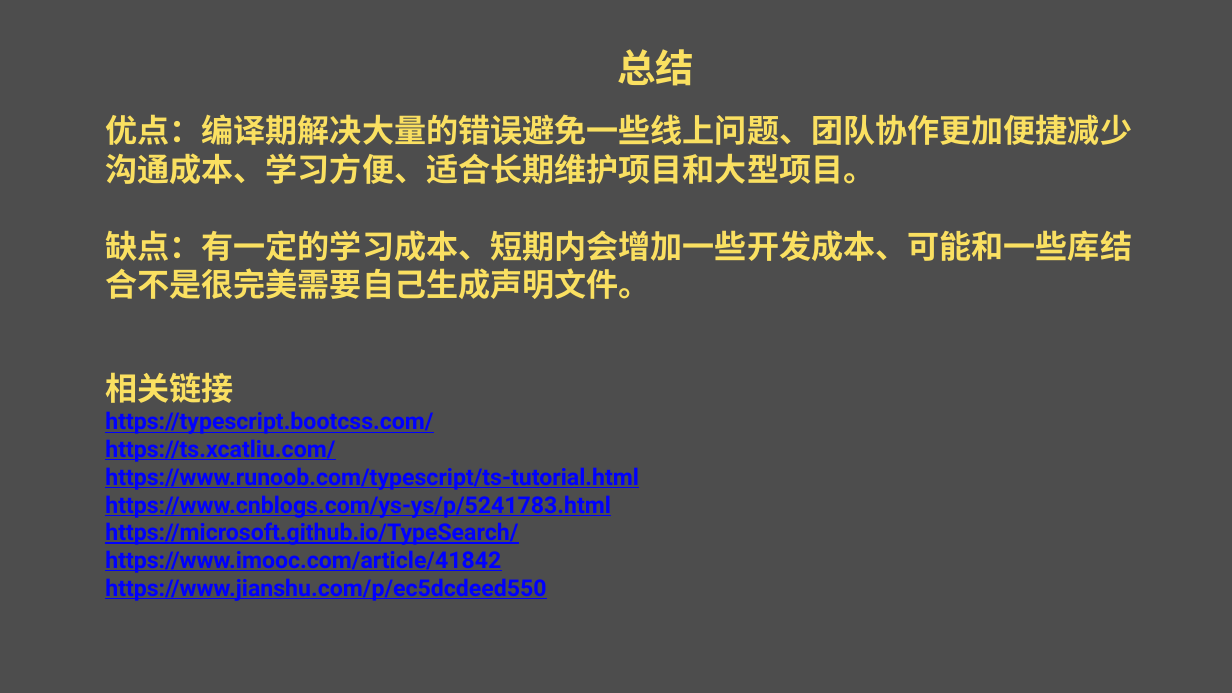
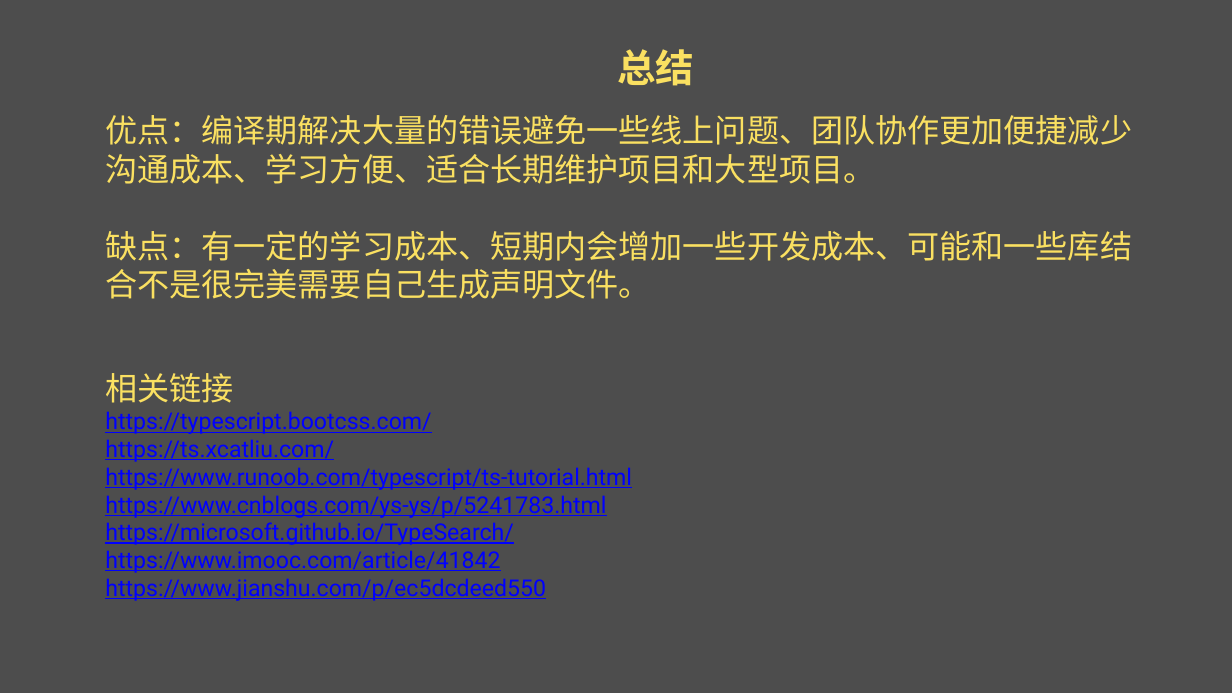
Before and after one commit to swing-hh/typescript-study, a slide deck: slide 17 of share/走进 TypeScript 让你把前端代码写的更爽！.pptx. Drawn at 1232x693 pixels with LibreOffice and Linux fonts; fonts in the diff are those of the drawing; background and template pictures are left out. Boxes give left, top, right and bottom in pixels: in the first picture for what was removed or moved away, otherwise in the second. Text is boxed around its words. In the diff, an @@ line names an element or a change of style, - is before the commit and + after.

```diff
--- a/share/走进 TypeScript 让你把前端代码写的更爽！.pptx
+++ b/share/走进 TypeScript 让你把前端代码写的更爽！.pptx
@@ text "优点：编译期解决大量的错误避免一些线上问题、团队协作更加便捷减少沟通成本、学习方便、适合长期维护项目和大型项目。" at (105,115,1132,299): bold off @@
@@ text "相关链接" at (105,373,632,601): bold off @@
```
Also in this commit, not shown: 15 other slides changed.
